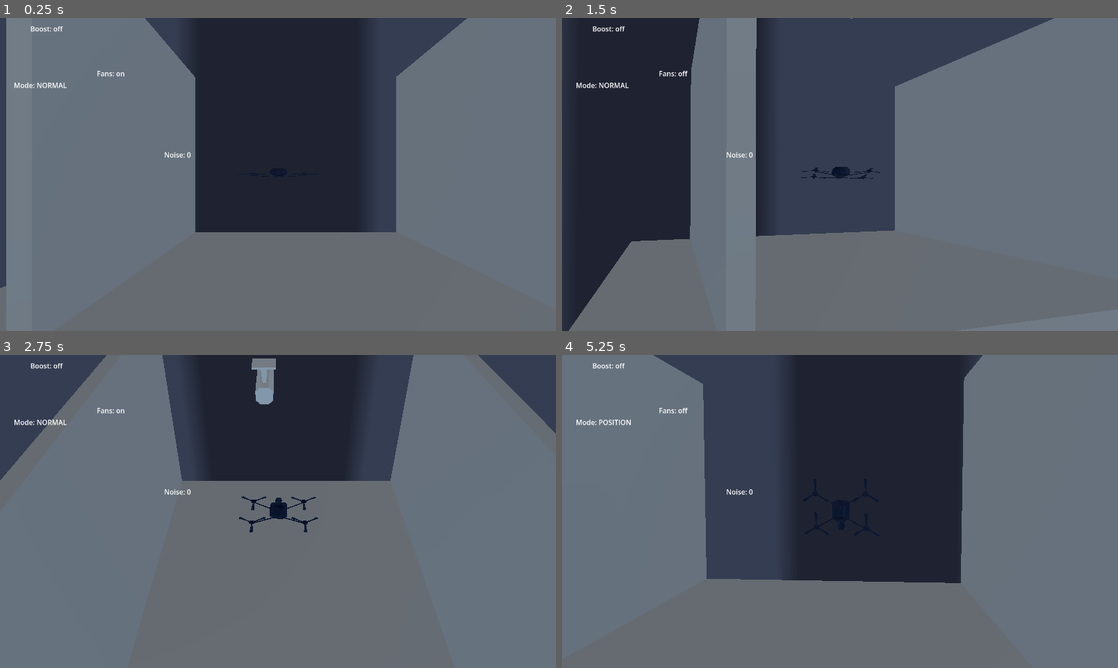
Above: before the commit, frames 1-4 (two rows, left to right).
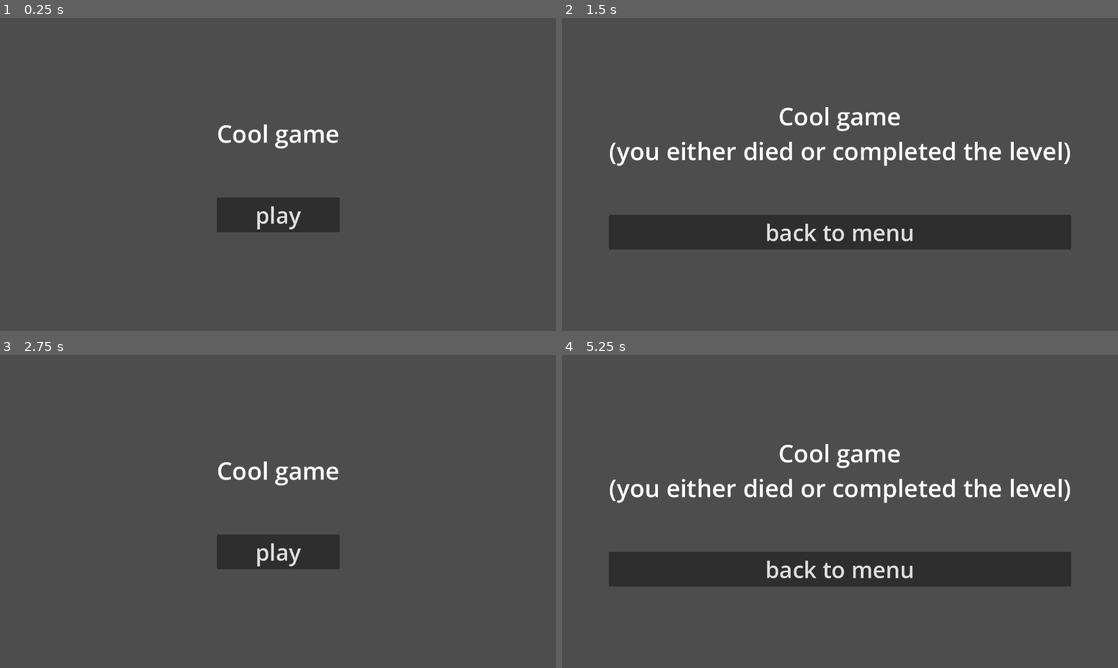
Above: after the commit, the same moments.

Repository: Apmds/operation-spin
Game: Godot game, scene res://src/menus/main_menu.tscn
The game is run twice, just before and just after one commit, with the same random seed, the same clock (stepped at 60 frames per second) and the same inputs. Before the commit the project starts from res://src/test_scene.tscn. The engine's default icon, where the game draws it, is replaced by a stand-in: a white triangle on a blue panel in a dark square.
Inputs (mouse positions are in pixels of both pictures, inside the frame that each line leads up to):
- Up to frame 1 (0.25 s): no input
- Up to frame 2 (1.5 s): click (840, 215) at 0.5 s, where only the run after the commit has a clickable "play"; tap Enter (ui_accept) at 1.25 s; move the mouse to (867, 174) at 1.27 s; hold Up (move_forward) from 1.28 s (still down); hold F (get_documents, bound only after the commit) from 1.28 s (still down); click (867, 174) at 1.42 s
- Up to frame 3 (2.75 s): tap Enter (ui_accept) at 1.52 s; release Up (move_forward) at 2 s; release F (get_documents, bound only after the commit) at 2 s; click (278, 567) at 2 s, where only the run after the commit has a clickable "back to menu"
- Up to frame 4 (5.25 s): click (840, 552) at 2.75 s, where only the run after the commit has a clickable "play"; move the mouse to (812, 511) at 3.52 s; hold Up (move_forward) from 3.53 s (still down); tap Shift (boost) at 3.6 s; click (812, 511) at 3.67 s; tap Enter (ui_accept) at 3.77 s; tap F (get_documents, bound only after the commit) at 3.8, 4.55, 5.1 s; move the mouse to (851, 505) at 4.27 s; hold R (switch_modes) 4.28-5.03 s; click (851, 505) at 4.42 s; move the mouse to (834, 517) at 5.02 s; click (834, 517) at 5.17 s

The runs differ from the first frame. In frame 1, 93% of the frame differs, in the area x 0-100%, y 0-100%; in frame 2, 83%; in frame 3, 91%; in frame 4, 89%.

Commit message:
very basic menus. win and loose

Diff:
--- a/project.godot
+++ b/project.godot
@@ -11,7 +11,7 @@
 [application]
 
 config/name="JuniperJam"
-run/main_scene="uid://dry5wl3agl5qs"
+run/main_scene="uid://ccm2faql2r0lk"
 config/features=PackedStringArray("4.6", "GL Compatibility")
 config/icon="res://icon.svg"
 
@@ -70,6 +70,11 @@
 "events": [Object(InputEventKey,"resource_local_to_scene":false,"resource_name":"","device":-1,"window_id":0,"alt_press …(195 unchanged characters)…
 ]
 }
+get_documents={
+"deadzone": 0.2,
+"events": [Object(InputEventKey,"resource_local_to_scene":false,"resource_name":"","device":-1,"window_id":0,"alt_pressed":false,"shift_pressed":false,"ctrl_pressed":false,"meta_pressed":false,"pressed":false,"keycode":0,"physical_keycode":70,"key_label":0,"unicode":102,"location":0,"echo":false,"script":null)
+]
+}
 
 [layer_names]
 
@@ -77,6 +82,7 @@
 3d_physics/layer_2="walls"
 3d_physics/layer_3="security_camera"
 3d_physics/layer_4="guard"
+3d_physics/layer_5="documents"
 
 [physics]
 
--- /dev/null
+++ b/src/documents/documents.gd
@@ -0,0 +1,22 @@
+class_name Documents extends Area3D
+
+@onready var tooltip = $Tooltip
+
+var player_in_range: bool = false
+
+signal documents_grabbed
+
+func _ready() -> void:
+	tooltip.hide()
+
+func _unhandled_input(event: InputEvent) -> void:
+	if player_in_range and event.is_action_pressed("get_documents"):
+		documents_grabbed.emit()
+
+func _on_body_entered(body: Node3D) -> void:
+	tooltip.show()
+	player_in_range = true
+
+func _on_body_exited(body: Node3D) -> void:
+	tooltip.hide()
+	player_in_range = false
--- /dev/null
+++ b/src/documents/documents.tscn
@@ -0,0 +1,29 @@
+[gd_scene format=3 uid="uid://dtdnybgp37kob"]
+
+[ext_resource type="Script" uid="uid://ccso401ic564t" path="res://src/documents/documents.gd" id="1_7inq7"]
+
+[sub_resource type="BoxMesh" id="BoxMesh_nfava"]
+size = Vector3(0.68, 0.26, 1.02)
+
+[sub_resource type="BoxShape3D" id="BoxShape3D_7inq7"]
+size = Vector3(1.3, 1.5, 1.3)
+
+[node name="Documents" type="Area3D" unique_id=1461950653]
+collision_layer = 16
+script = ExtResource("1_7inq7")
+
+[node name="MeshInstance3D" type="MeshInstance3D" parent="." unique_id=944132055]
+mesh = SubResource("BoxMesh_nfava")
+
+[node name="CollisionShape3D" type="CollisionShape3D" parent="." unique_id=88776590]
+transform = Transform3D(1, 0, 0, 0, 1, 0, 0, 0, 1, 0, 0.5, 0)
+shape = SubResource("BoxShape3D_7inq7")
+
+[node name="Tooltip" type="Label3D" parent="." unique_id=910673599]
+transform = Transform3D(1, 0, 0, 0, 1, 0, 0, 0, 1, 0, 0.2965001, 0)
+billboard = 1
+no_depth_test = true
+text = "Press F to grab"
+
+[connection signal="body_entered" from="." to="." method="_on_body_entered"]
+[connection signal="body_exited" from="." to="." method="_on_body_exited"]
--- a/src/drone/drone.gd
+++ b/src/drone/drone.gd
@@ -38,6 +38,7 @@
 signal boost_changed(status: bool)
 signal fans_changed(status: bool)
 signal mode_changed(mode: FlightMode)
+signal died
 
 func reverse_fans():
 	fans_reversed = !fans_reversed
--- a/src/levels/level.gd
+++ b/src/levels/level.gd
@@ -41,13 +41,15 @@
 func _on_drone_mode_changed(new_mode: Drone.FlightMode) -> void:
 	mode = new_mode
 
+func _on_drone_died() -> void:
+	get_tree().change_scene_to_file("res://src/menus/end_menu.tscn")
+
+func _on_documents_grabbed() -> void:
+	get_tree().change_scene_to_file("res://src/menus/end_menu.tscn")
+
 # Called when the node enters the scene tree for the first time.
 func _ready() -> void:
 	fans_on = true
 	boost_status = false
 	noise_level = 0
 	mode = Drone.FlightMode.NORMAL
-
-# Called every frame. 'delta' is the elapsed time since the previous frame.
-func _process(delta: float) -> void:
-	pass
--- /dev/null
+++ b/src/menus/end_menu.gd
@@ -0,0 +1,7 @@
+extends Control
+
+func _ready() -> void:
+	Input.mouse_mode = Input.MOUSE_MODE_VISIBLE
+
+func _on_end_button_pressed() -> void:
+	get_tree().change_scene_to_file("res://src/menus/main_menu.tscn")
--- /dev/null
+++ b/src/menus/end_menu.tscn
@@ -0,0 +1,41 @@
+[gd_scene format=3 uid="uid://blj250f2o5k2s"]
+
+[ext_resource type="Script" uid="uid://koo5bb2chitm" path="res://src/menus/end_menu.gd" id="1_s0mx7"]
+
+[node name="EndMenu" type="Control" unique_id=1398309525]
+layout_mode = 3
+anchors_preset = 15
+anchor_right = 1.0
+anchor_bottom = 1.0
+grow_horizontal = 2
+grow_vertical = 2
+script = ExtResource("1_s0mx7")
+
+[node name="VBoxContainer" type="VBoxContainer" parent="." unique_id=2134822113]
+layout_mode = 1
+anchors_preset = 8
+anchor_left = 0.5
+anchor_top = 0.5
+anchor_right = 0.5
+anchor_bottom = 0.5
+offset_left = -40.5
+offset_top = -81.5
+offset_right = 40.5
+offset_bottom = 81.5
+grow_horizontal = 2
+grow_vertical = 2
+theme_override_constants/separation = 109
+
+[node name="Label" type="Label" parent="VBoxContainer" unique_id=1281201228]
+layout_mode = 2
+theme_override_font_sizes/font_size = 56
+text = "Cool game
+(you either died or completed the level)"
+horizontal_alignment = 1
+
+[node name="Button" type="Button" parent="VBoxContainer" unique_id=245895914]
+layout_mode = 2
+theme_override_font_sizes/font_size = 52
+text = "back to menu"
+
+[connection signal="pressed" from="VBoxContainer/Button" to="." method="_on_end_button_pressed"]
--- /dev/null
+++ b/src/menus/main_menu.gd
@@ -0,0 +1,7 @@
+class_name MainMenu extends Control
+
+func _ready() -> void:
+	Input.mouse_mode = Input.MOUSE_MODE_VISIBLE
+
+func _on_play_button_pressed() -> void:
+	get_tree().change_scene_to_file("res://src/test_scene.tscn")
--- /dev/null
+++ b/src/menus/main_menu.tscn
@@ -0,0 +1,39 @@
+[gd_scene format=3 uid="uid://ccm2faql2r0lk"]
+
+[ext_resource type="Script" uid="uid://dqv3dlv4qk15i" path="res://src/menus/main_menu.gd" id="1_jn3jh"]
+
+[node name="MainMenu" type="Control" unique_id=1293673213]
+layout_mode = 3
+anchors_preset = 15
+anchor_right = 1.0
+anchor_bottom = 1.0
+grow_horizontal = 2
+grow_vertical = 2
+script = ExtResource("1_jn3jh")
+
+[node name="VBoxContainer" type="VBoxContainer" parent="." unique_id=971557786]
+layout_mode = 1
+anchors_preset = 8
+anchor_left = 0.5
+anchor_top = 0.5
+anchor_right = 0.5
+anchor_bottom = 0.5
+offset_left = -40.5
+offset_top = -81.5
+offset_right = 40.5
+offset_bottom = 81.5
+grow_horizontal = 2
+grow_vertical = 2
+theme_override_constants/separation = 109
+
+[node name="Label" type="Label" parent="VBoxContainer" unique_id=1228033082]
+layout_mode = 2
+theme_override_font_sizes/font_size = 56
+text = "Cool game"
+
+[node name="Button" type="Button" parent="VBoxContainer" unique_id=491096154]
+layout_mode = 2
+theme_override_font_sizes/font_size = 52
+text = "play"
+
+[connection signal="pressed" from="VBoxContainer/Button" to="." method="_on_play_button_pressed"]
--- a/src/test_scene.tscn
+++ b/src/test_scene.tscn
@@ -4,6 +4,7 @@
 [ext_resource type="PackedScene" uid="uid://hrvlsw7wb3cj" path="res://src/drone/drone.tscn" id="1_sovdr"]
 [ext_resource type="Texture2D" uid="uid://b12m6y85qxt2s" path="res://icon.svg" id="2_dmphg"]
 [ext_resource type="PackedScene" uid="uid://cnxcttn0hupmn" path="res://src/drone/camera.tscn" id="3_l1obu"]
+[ext_resource type="PackedScene" uid="uid://dtdnybgp37kob" path="res://src/documents/documents.tscn" id="3_pdsn1"]
 [ext_resource type="PackedScene" uid="uid://b7rwq7y2g12vp" path="res://src/security_camera/security_camera.tscn" id="5_wtt4b"]
 
 [sub_resource type="BoxMesh" id="BoxMesh_sovdr"]
@@ -38,6 +39,9 @@
 
 [node name="Drone" parent="." unique_id=652134360 node_paths=PackedStringArray("camera") instance=ExtResource("1_sovdr")]
 camera = NodePath("../Camera")
+
+[node name="Documents" parent="." unique_id=1461950653 instance=ExtResource("3_pdsn1")]
+transform = Transform3D(1, 0, 0, 0, 1, 0, 0, 0, 1, 0, -0.9567346, 0)
 
 [node name="Wall" type="StaticBody3D" parent="." unique_id=830914622]
 transform = Transform3D(1, 0, 0, 0, 1, 0, 0, 0, 1, -1.6872424, 0.29859257, 0)
@@ -123,5 +127,7 @@
 text = "Mode"
 
 [connection signal="boost_changed" from="Drone" to="." method="_on_drone_boost_changed"]
+[connection signal="died" from="Drone" to="." method="_on_drone_died"]
 [connection signal="fans_changed" from="Drone" to="." method="_on_drone_fans_changed"]
 [connection signal="mode_changed" from="Drone" to="." method="_on_drone_mode_changed"]
+[connection signal="documents_grabbed" from="Documents" to="." method="_on_documents_grabbed"]
Not shown, added: src/documents/documents.gd.uid
Not shown, added: src/menus/end_menu.gd.uid
Not shown, added: src/menus/main_menu.gd.uid
